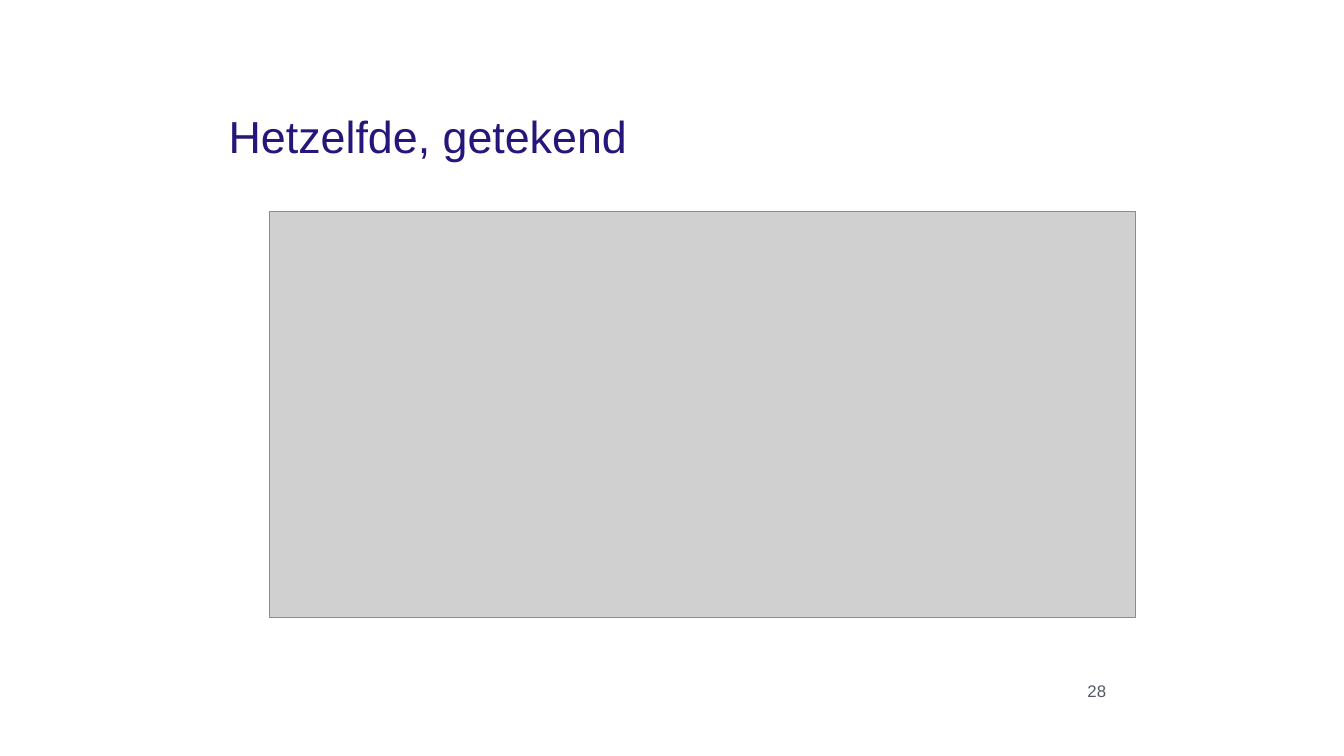
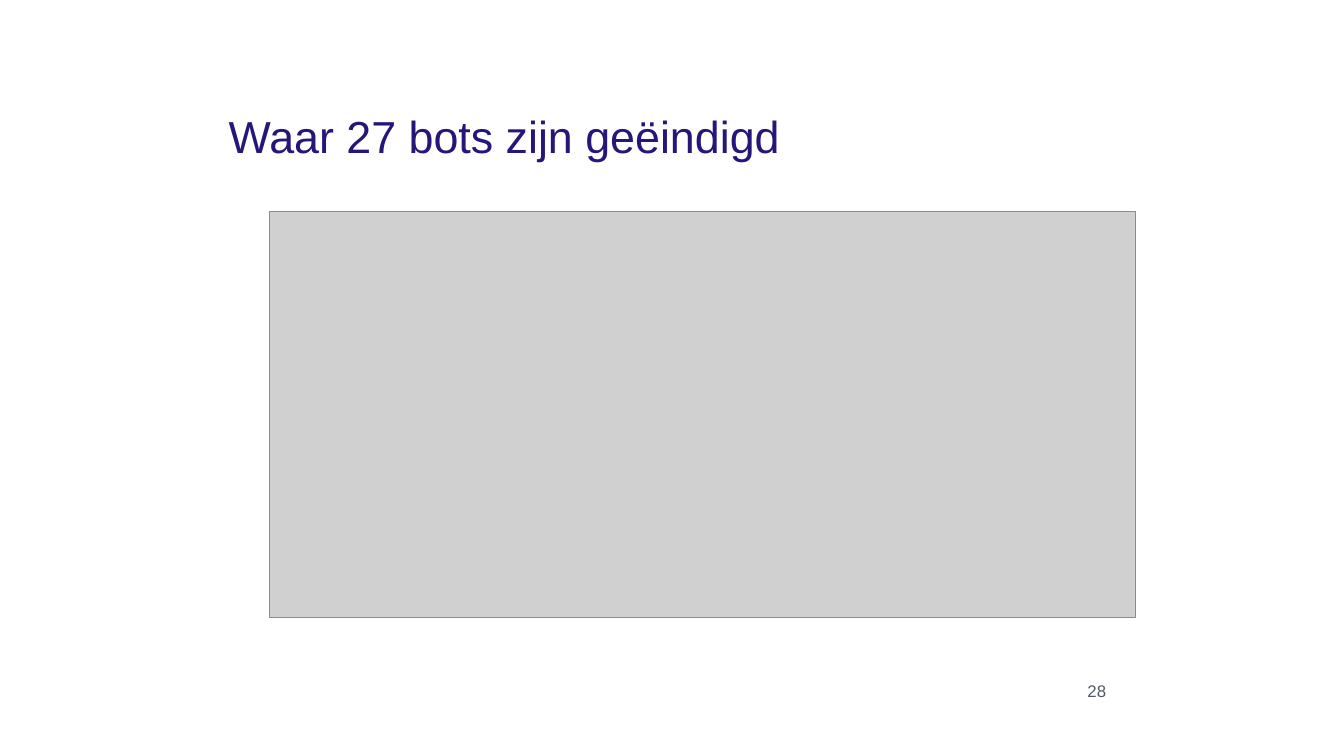
Before and after one commit to finturion/poker-analytics-challenge, a slide deck: slide 28 of powerpoints/hoorcollege/03_Exploring_Manipulating_Data_aangevuld.pptx. Drawn at 1344x756 pixels with LibreOffice and Linux fonts; fonts in the diff are those of the drawing; grey boxes stand for pictures; background and template pictures are left out. Boxes give left, top, right and bottom in pixels: in the first picture for what was removed or moved away, otherwise in the second. Text is boxed around its words. In the diff, an @@ line names an element or a change of style, - is before the commit and + after.

```diff
--- a/powerpoints/hoorcollege/03_Exploring_Manipulating_Data_aangevuld.pptx
+++ b/powerpoints/hoorcollege/03_Exploring_Manipulating_Data_aangevuld.pptx
@@ text at box(229, 120, 779, 162): text changed @@
-Hetzelfde, getekend
+Waar 27 bots zijn geëindigd
```
Also in this commit, not shown: 4 other files.
